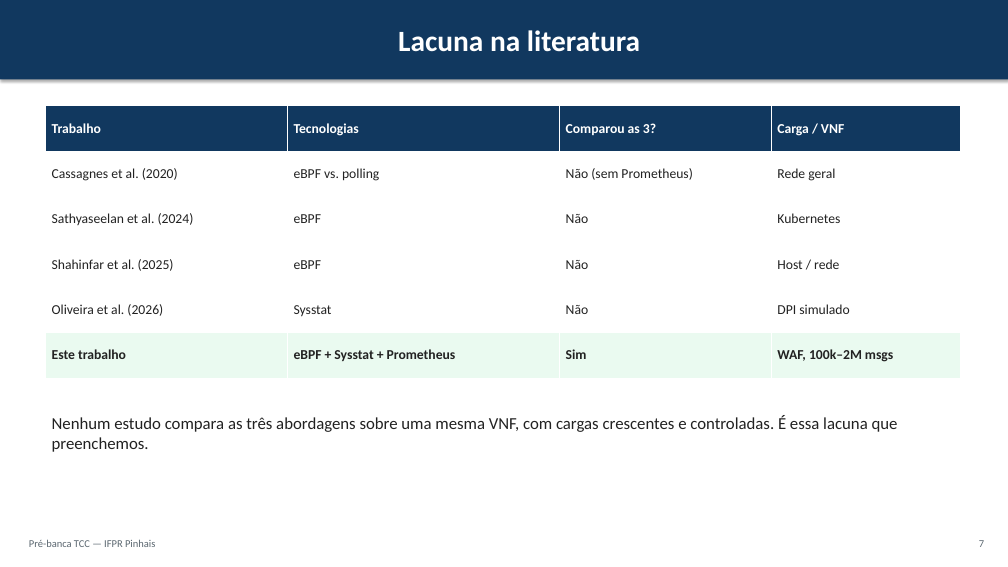
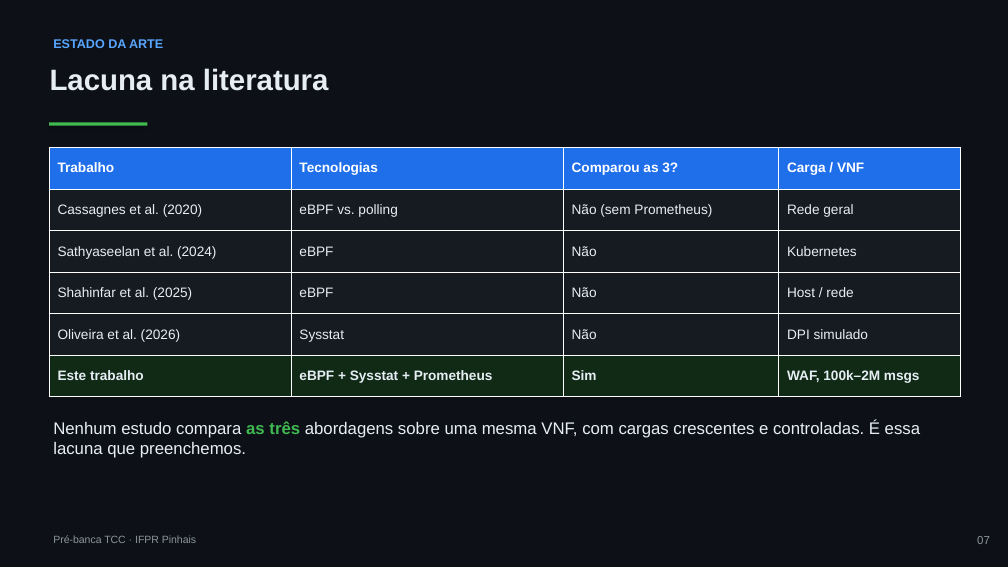
Before and after one commit to joaopedroplinta/vnf-monitoring-benchmark, a slide deck: slide 7 of docs/apresentacao/apresentacao_tcc.pptx. Drawn at 1008x567 pixels with LibreOffice and Linux fonts; fonts in the diff are those of the drawing. Boxes give left, top, right and bottom in pixels: in the first picture for what was removed or moved away, otherwise in the second. Text is boxed around its words. In the diff, an @@ line names an element or a change of style, - is before the commit and + after.

Commit message:
docs: redesenhar slides da pre-banca com tema escuro
Aplica tema escuro tech (fundo grafite, acentos neon verde/azul/laranja)
no gerador PPTX e no HTML reveal.js. Corrige sobreposicoes trocando a
fonte para Arial e ligando auto-ajuste de texto nas caixas. Aperta
fontes e espacamentos no HTML para o conteudo caber sem corte na altura
fixa do slide.

```diff
--- a/docs/apresentacao/apresentacao_tcc.pptx
+++ b/docs/apresentacao/apresentacao_tcc.pptx
@@ background #FFFFFF to #0D1117 @@
@@ text "Lacuna na literatura": place and size @@
-text "Lacuna na literatura" at box(0, 0, 1008, 79)
+text "Lacuna na literatura" at box(50, 68, 329, 91)
@@ text "Lacuna na literatura" at box(50, 68, 329, 91): font Calibri to Arial, text colour #FFFFFF to #E6EDF3; alignment centre to left; more space between paragraphs; vertical alignment middle to top; fill #11385F to none; shadow off @@
@@ text added at box(53, 39, 163, 48), 12 pt, text #58A6FF, bold @@
+ESTADO DA ARTE
@@ table at box(49, 147, 960, 397) @@
@@ fill #11385F to #1F6FEB in row 1 @@
@@ fill #FFFFFF to #161B22 in 16 cells @@
@@ fill #EAFAF0 to #102A16 in row 6 @@
@@ font Calibri to Arial @@
@@ text colour #222222 to #E6EDF3 in "Cassagnes et al. (2020)", "eBPF vs. polling", "Não (sem Prometheus)", "Rede geral" and 16 more places @@
@@ table: place and size @@
-table at box(45, 106, 960, 378)
+table at box(49, 147, 960, 397)
@@ rectangle added at box(49, 123, 147, 126), fill #3FB950 @@
@@ text "Nenhum estudo compara as três ..." at box(53, 420, 920, 458): font Calibri to Arial, text colour #222222 to #E6EDF3; text colour #222222 to #3FB950, bold on in "as três" @@
@@ text at box(53, 535, 196, 543): text changed; font Calibri to Arial; text colour #5B6770 to #8B949E @@
-Pré-banca TCC — IFPR Pinhais
+Pré-banca TCC · IFPR Pinhais
@@ text added at box(977, 536, 990, 544), 11 pt, text #8B949E @@
+07
@@ text removed at box(979, 540, 984, 547) @@
-7
```
Also in this commit, not shown: 18 other slides changed, 2 other files.
